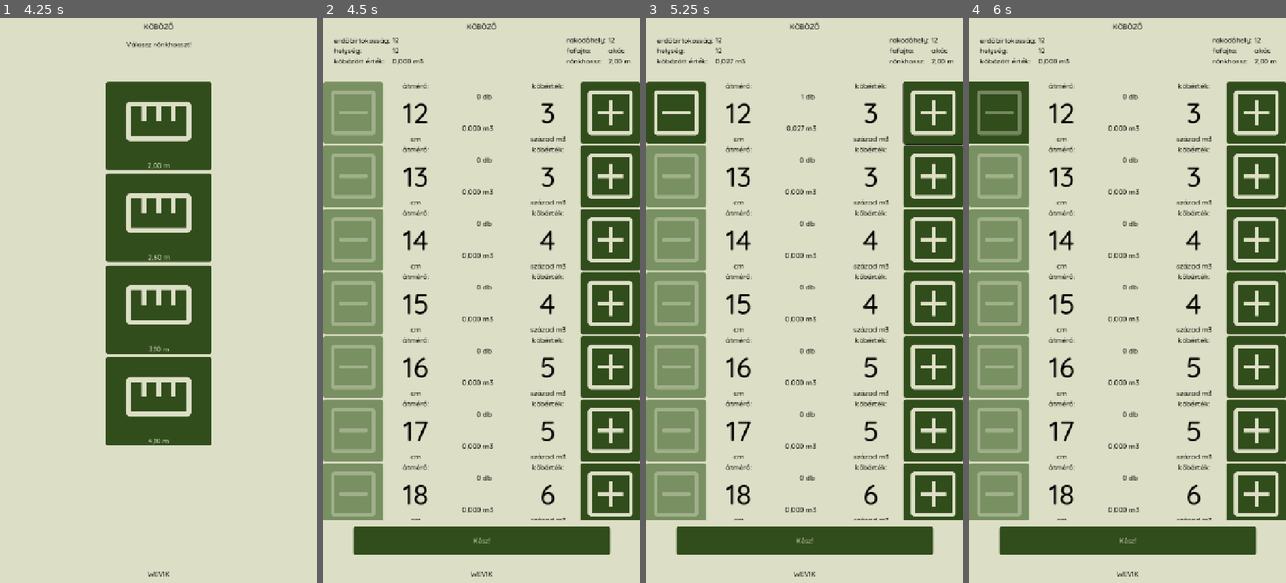
Above: before the commit, frames 1-4 (left to right).
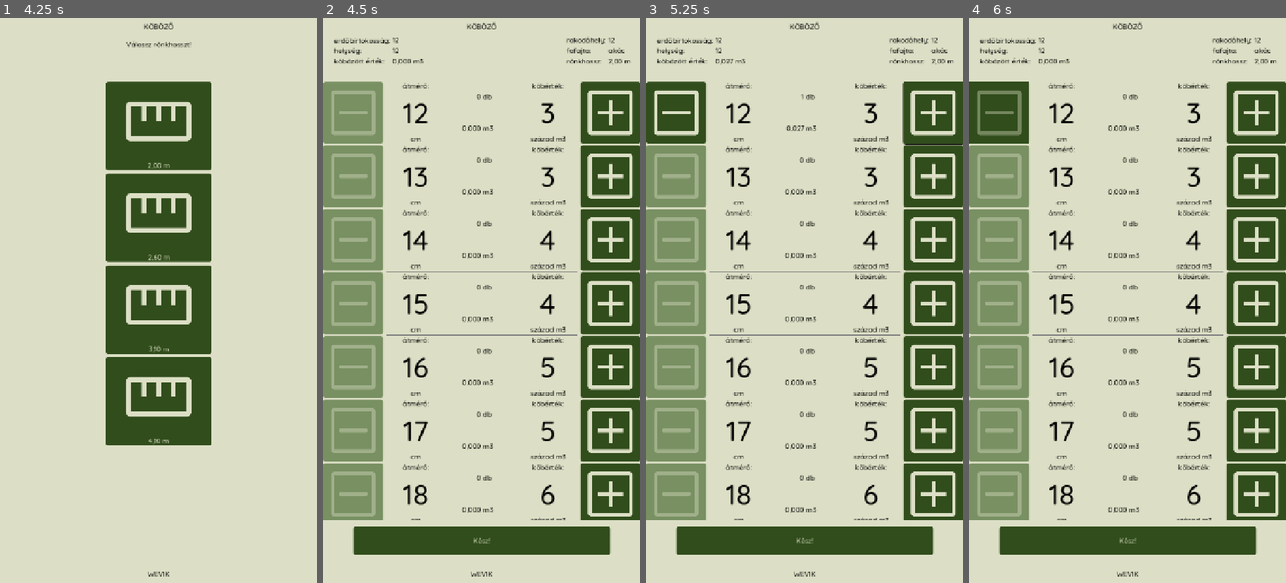
Above: after the commit, the same moments.

Repository: rolika/kob_g
Game: Godot game, scene res://main.tscn
The game is run twice, just before and just after one commit, with the same random seed, the same clock (stepped at 60 frames per second) and the same inputs.
Inputs (mouse positions are in pixels of both pictures, inside the frame that each line leads up to):
- Up to frame 1 (4.25 s): click "Új köbözés indítása" at 0.5 s; click (155, 131) at 1.27 s; type "12" at 1.35 s; click (155, 187) at 1.5 s; type "12" at 1.58 s; click (155, 244) at 1.73 s; type "12" at 1.82 s; click (155, 300) at 2.02 s; type "WEVIK" at 2.1 s; click "Tovább" at 2.75 s; click "akác" at 3.5 s
- Up to frame 2 (4.5 s): click "2,00 m" at 4.25 s
- Up to frame 3 (5.25 s): click (934, 114) at 5.02 s
- Up to frame 4 (6 s): click (997, 114) at 5.75 s

Frame 1 is identical in both runs. In frame 2, 0.2% of the frame differs, in the area x 20-81%, y 44-57%; in frame 3, 0.2%; in frame 4, 0.2%.

Commit message:
add separator line between pile cards

Diff:
--- a/scenes/cube_control.tscn
+++ b/scenes/cube_control.tscn
@@ -109,5 +109,12 @@
 icon_alignment = 1
 expand_icon = true
 
+[node name="HSeparator" type="HSeparator" parent="."]
+layout_mode = 0
+offset_left = 144.0
+offset_top = 140.0
+offset_right = 576.0
+offset_bottom = 144.0
+
 [connection signal="pressed" from="HBoxContainer/DecreaseButton" to="." method="_on_decrease_button_pressed"]
 [connection signal="pressed" from="HBoxContainer/IncreaseButton" to="." method="_on_increase_button_pressed"]
